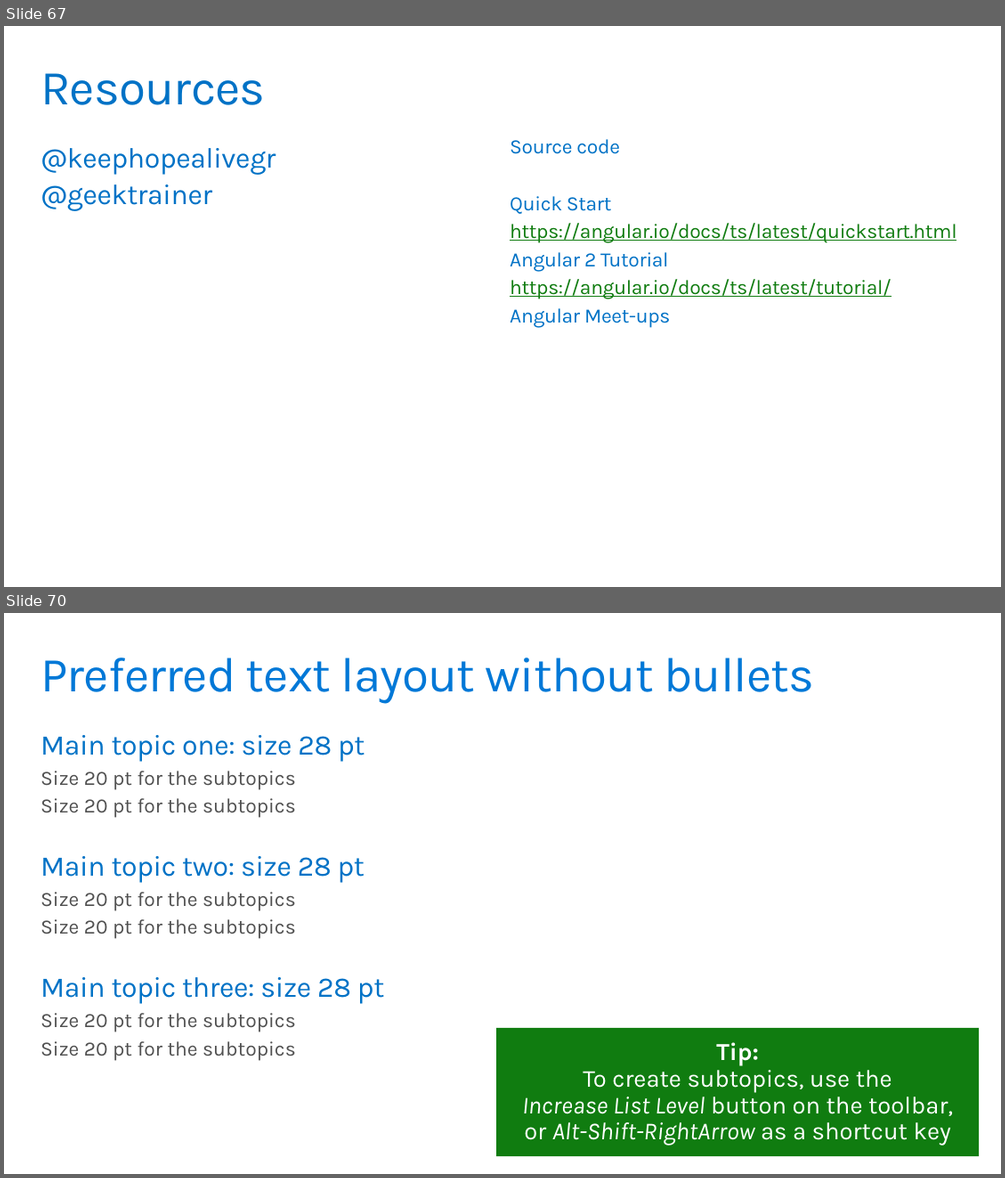
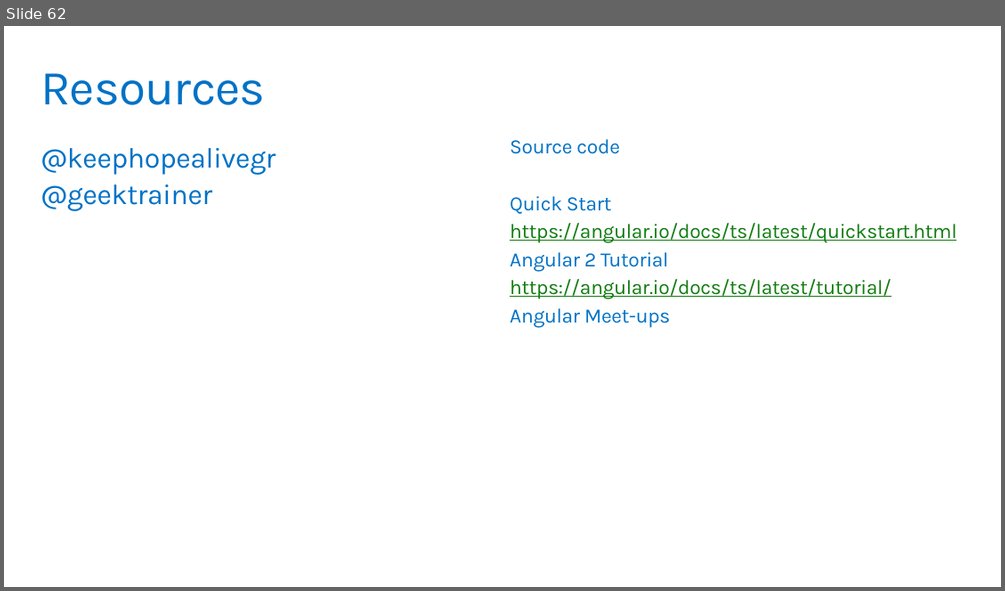
Before and after one commit to MicrosoftLearning/angular2-typescript, a slide deck: Slides/MVA Angular 2.pptx. Shown one above the other, each under a label of ours: slides 67 and 70 before the commit, slide 62 after it; the slides between them are not shown. The pictures are 1005x1178 and 1005x591 pixels, drawn with LibreOffice and Linux fonts; fonts in the diff are those of the drawing. Boxes give left, top, right and bottom in pixels: in the first picture for what was removed or moved away, otherwise in the second. Text is boxed around its words. In the diff, an @@ line names an element or a change of style, - is before the commit and + after.

```diff
--- a/Slides/MVA Angular 2.pptx
+++ b/Slides/MVA Angular 2.pptx
@@ slide 70 removed at [4,613,1001,1174], background #FFFFFF @@
@@ title removed at [40,657,814,704] @@
-Preferred text layout without bullets
@@ text removed at [40,735,384,1060] @@
-Main topic one: size 28 pt
-  Size 20 pt for the subtopics
-  Size 20 pt for the subtopics
-Main topic two: size 28 pt
-  Size 20 pt for the subtopics
-  Size 20 pt for the subtopics
-Main topic three: size 28 pt
-  Size 20 pt for the subtopics
-  Size 20 pt for the subtopics
@@ rectangle removed at [496,1028,979,1156] @@
-Tip:
-To create subtopics, use the
-Increase List Level button on the toolbar,
-or Alt-Shift-RightArrow as a shortcut key
@@ what was slide 67 is now slide 62 @@
```
Also in this commit, not shown: 4 slides changed, 27 other slides removed.
